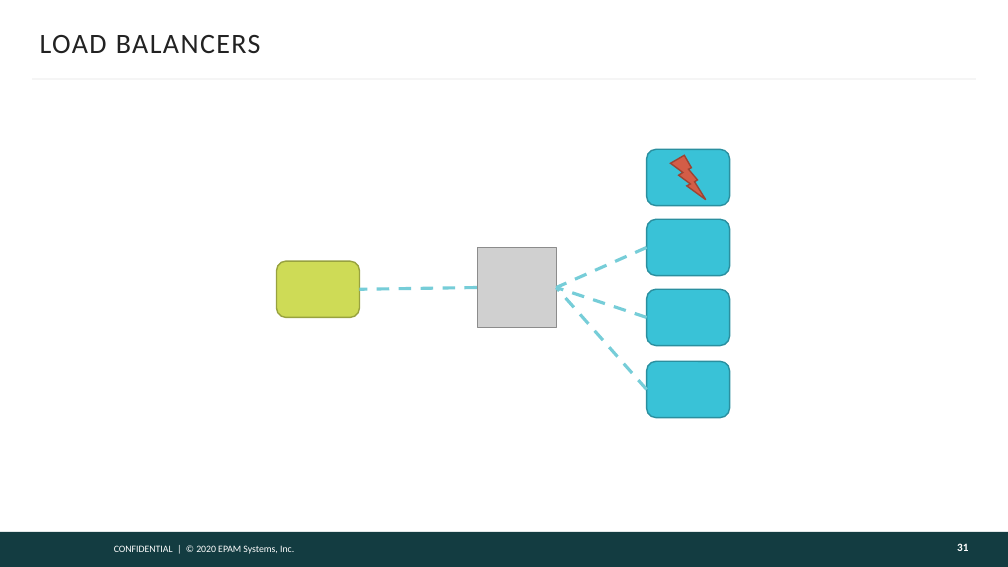
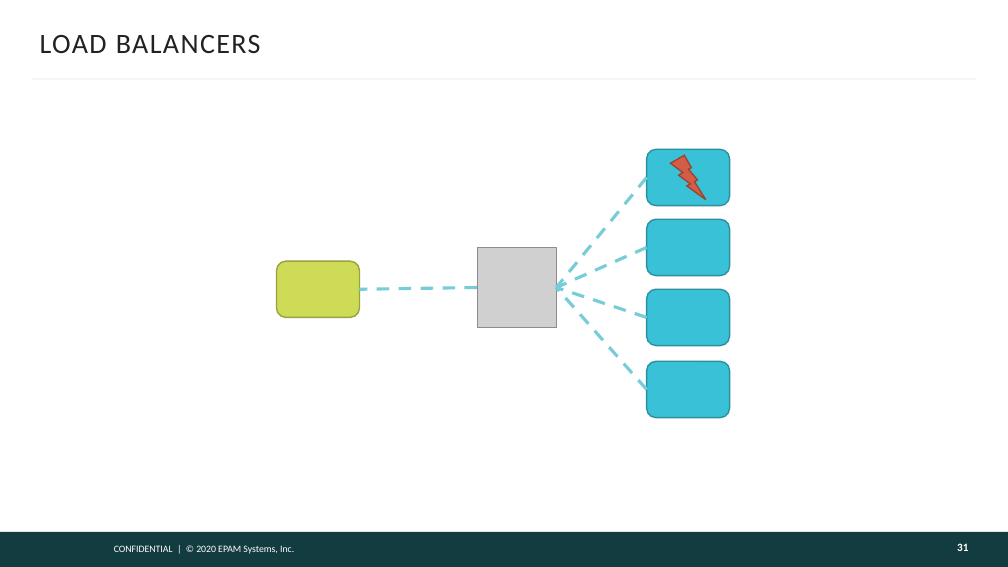
Before and after one commit to gitaroktato/introduction-to-microservices, a slide deck: slide 31 of lecture_3_microservice_patterns.pptx. Drawn at 1008x567 pixels with LibreOffice and Linux fonts; fonts in the diff are those of the drawing; grey boxes stand for pictures; background and template pictures are left out. Boxes give left, top, right and bottom in pixels: in the first picture for what was removed or moved away, otherwise in the second. Text is boxed around its words. In the diff, an @@ line names an element or a change of style, - is before the commit and + after.

```diff
--- a/lecture_3_microservice_patterns.pptx
+++ b/lecture_3_microservice_patterns.pptx
@@ line added from (647, 177) to (556, 287), #76CDD8 2.25 pt dashed @@
```
Also in this commit, not shown: 2 other slides changed, 3 slides added.
